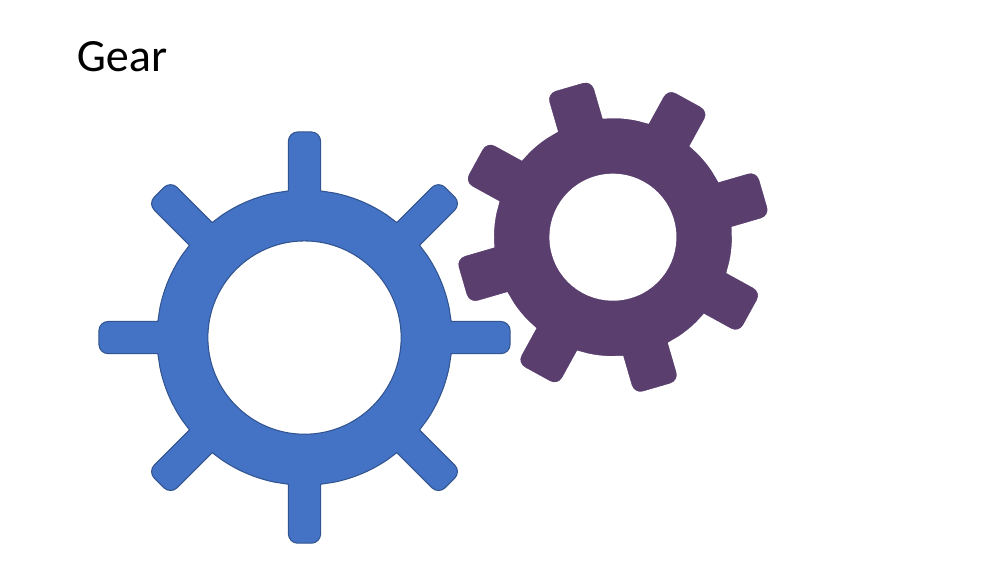
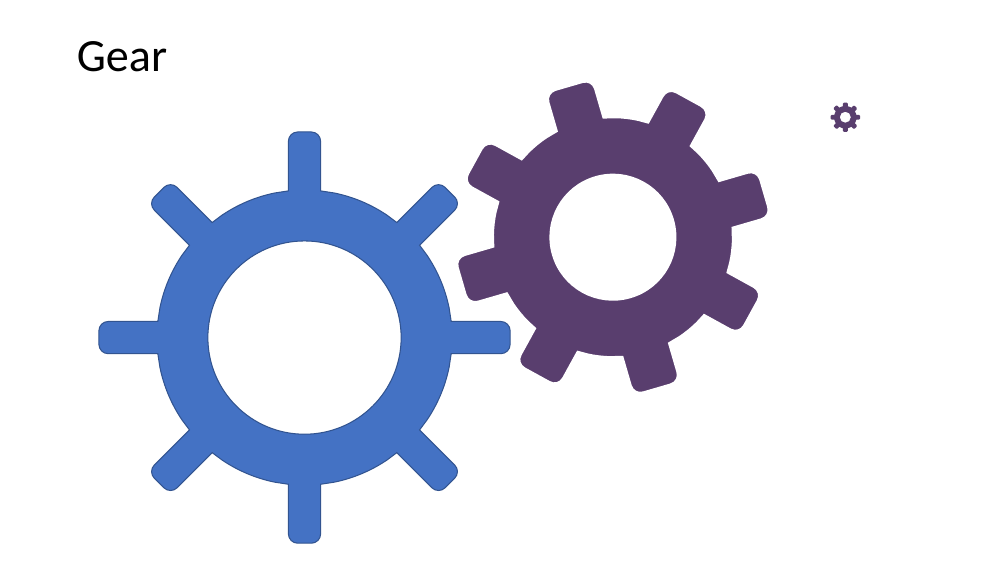
Before and after one commit to MillerMark/CodeRushed-1, a slide deck: slide 13 of Design Notes/Game 1 - Vector Artwork.pptx. Drawn at 1008x567 pixels with LibreOffice and Linux fonts; fonts in the diff are those of the drawing. Boxes give left, top, right and bottom in pixels: in the first picture for what was removed or moved away, otherwise in the second. Text is boxed around its words. In the diff, an @@ line names an element or a change of style, - is before the commit and + after.

```diff
--- a/Design Notes/Game 1 - Vector Artwork.pptx
+++ b/Design Notes/Game 1 - Vector Artwork.pptx
@@ freeform shape added at <box>831,103,861,132</box>, fill #593E6E @@
```
Also in this commit, not shown: 1 other file.
